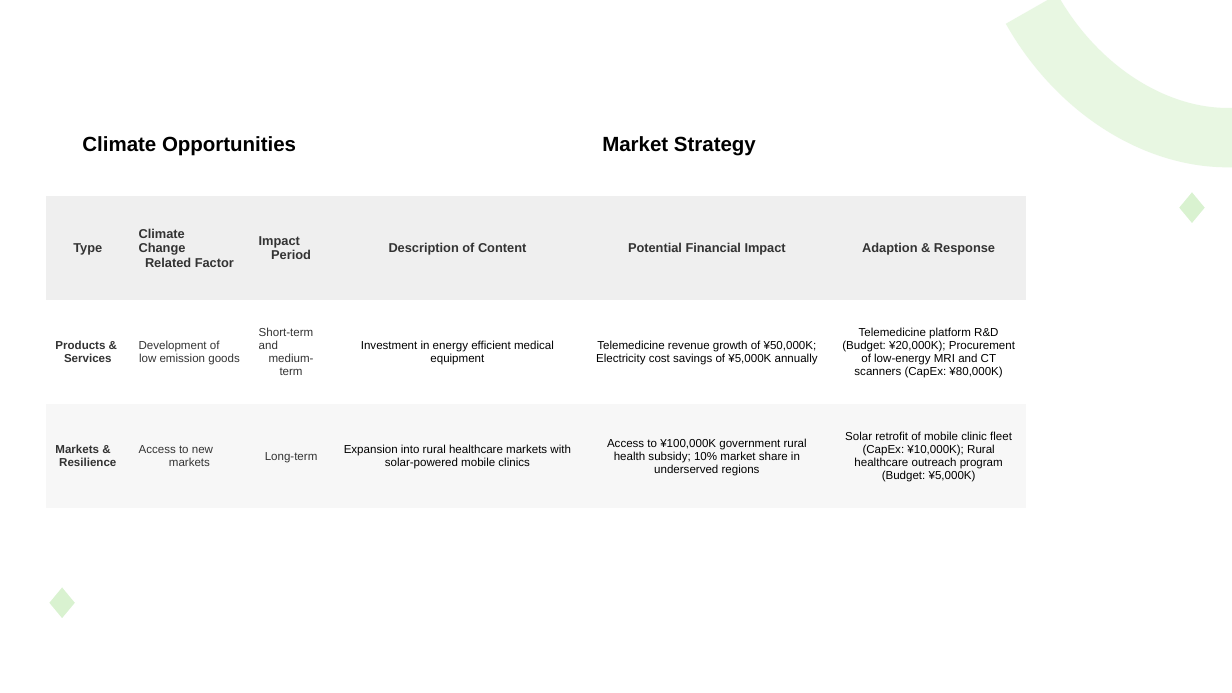
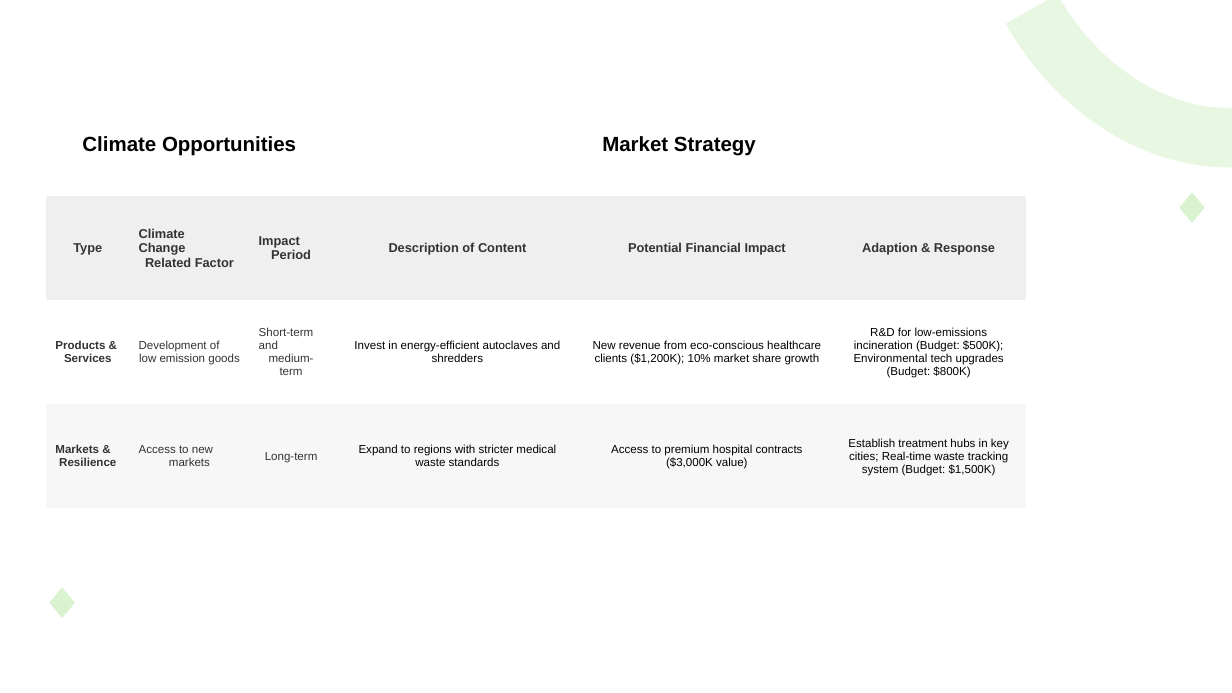
Before and after one commit to jackman993/sustainability-rep, a slide deck: slide 4 of shared/engine/tcfd/output/TCFD_table.pptx. Drawn at 1232x693 pixels with LibreOffice and Linux fonts; fonts in the diff are those of the drawing. Boxes give left, top, right and bottom in pixels: in the first picture for what was removed or moved away, otherwise in the second. Text is boxed around its words. In the diff, an @@ line names an element or a change of style, - is before the commit and + after.

```diff
--- a/shared/engine/tcfd/output/TCFD_table.pptx
+++ b/shared/engine/tcfd/output/TCFD_table.pptx
@@ table at (46,92,1026,508) @@
-row 3: Products & Services | Development of low emission goods | Short-term and medium-term | Investment in energy efficient medical equipment | Telemedicine revenue growth of ¥50,000K; Electricity cost savings of ¥5,000K annually | Telemedicine platform R&D (Budget: ¥20,000K); Procurement of low-energy MRI and CT scanners (CapEx: ¥80,000K)
+row 3: Products & Services | Development of low emission goods | Short-term and medium-term | Invest in energy-efficient autoclaves and shredders | New revenue from eco-conscious healthcare clients ($1,200K); 10% market share growth | R&D for low-emissions incineration (Budget: $500K); Environmental tech upgrades (Budget: $800K)
-row 4: Markets & Resilience | Access to new markets | Long-term | Expansion into rural healthcare markets with solar-powered mobile clinics | Access to ¥100,000K government rural health subsidy; 10% market share in underserved regions | Solar retrofit of mobile clinic fleet (CapEx: ¥10,000K); Rural healthcare outreach program (Budget: ¥5,000K)
+row 4: Markets & Resilience | Access to new markets | Long-term | Expand to regions with stricter medical waste standards | Access to premium hospital contracts ($3,000K value) | Establish treatment hubs in key cities; Real-time waste tracking system (Budget: $1,500K)
```
Also in this commit, not shown: 6 other slides changed, 23 other files.
